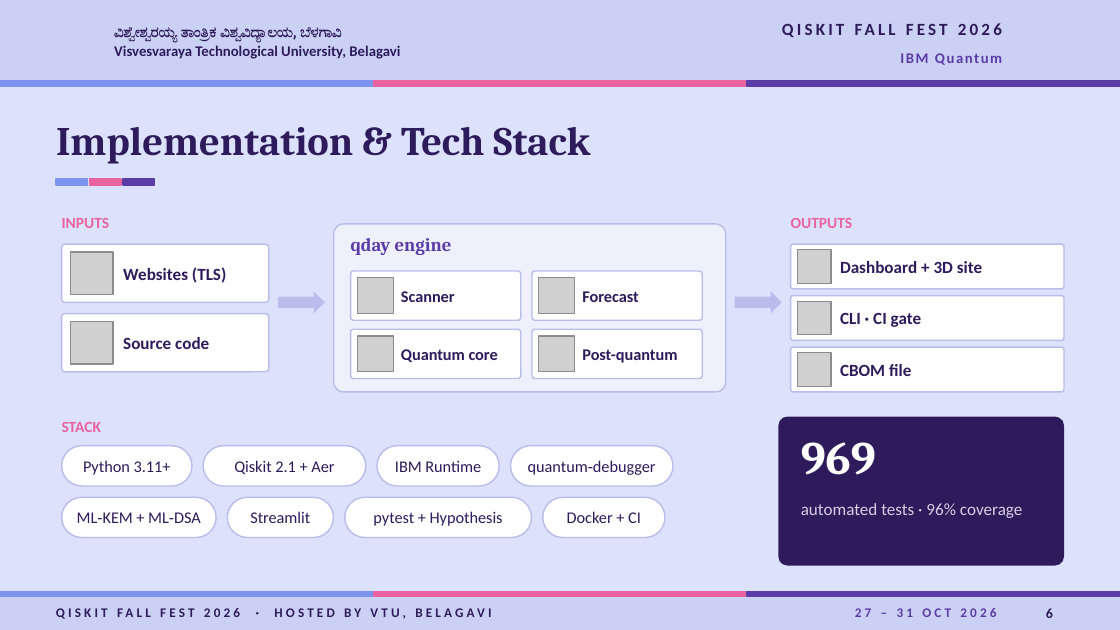
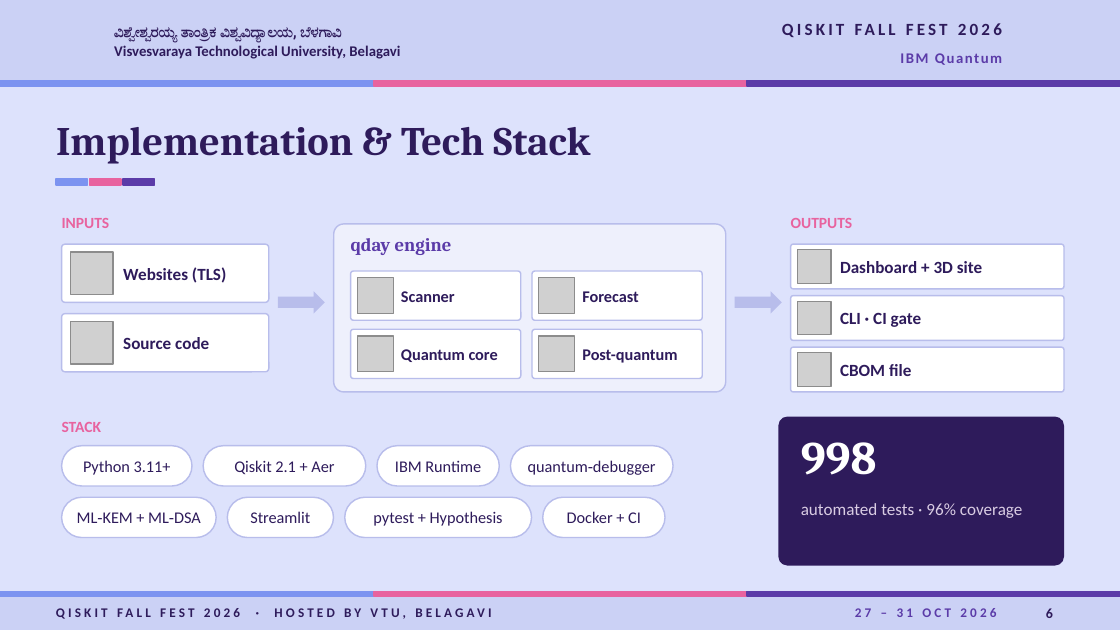
Before and after one commit to Raunakg2005/vtu-hc-straw-hat-pirates, a slide deck: slide 6 of docs/Q-Day_Time_Machine_VTU-QFF-HC-0106.pptx. Drawn at 1120x630 pixels with LibreOffice and Linux fonts; fonts in the diff are those of the drawing; grey boxes stand for pictures; background and template pictures are left out. Boxes give left, top, right and bottom in pixels: in the first picture for what was removed or moved away, otherwise in the second. Text is boxed around its words. In the diff, an @@ line names an element or a change of style, - is before the commit and + after.

```diff
--- a/docs/Q-Day_Time_Machine_VTU-QFF-HC-0106.pptx
+++ b/docs/Q-Day_Time_Machine_VTU-QFF-HC-0106.pptx
@@ text at bbox=[801, 442, 877, 475]: text changed @@
-969
+998
```
Also in this commit, not shown: 13 other files.
